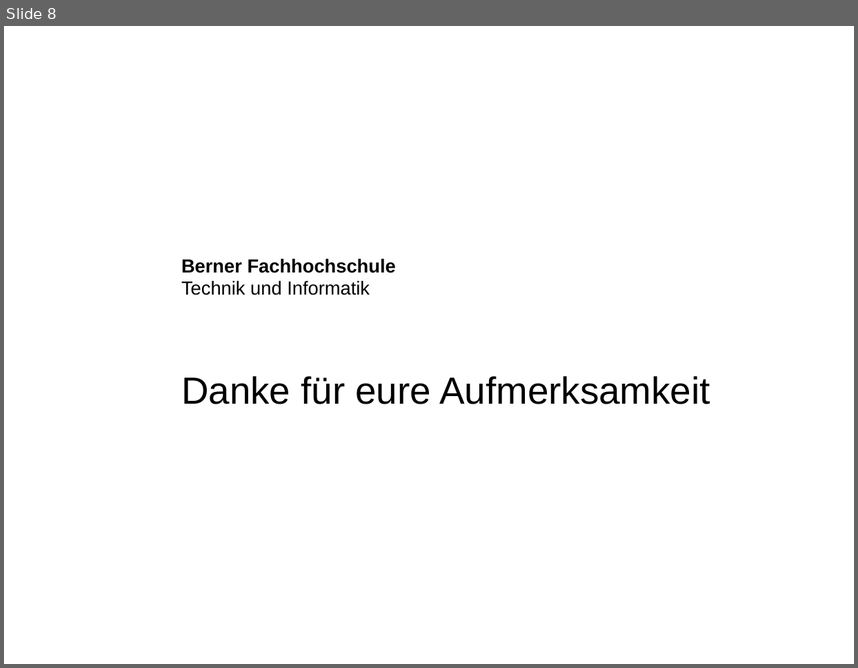
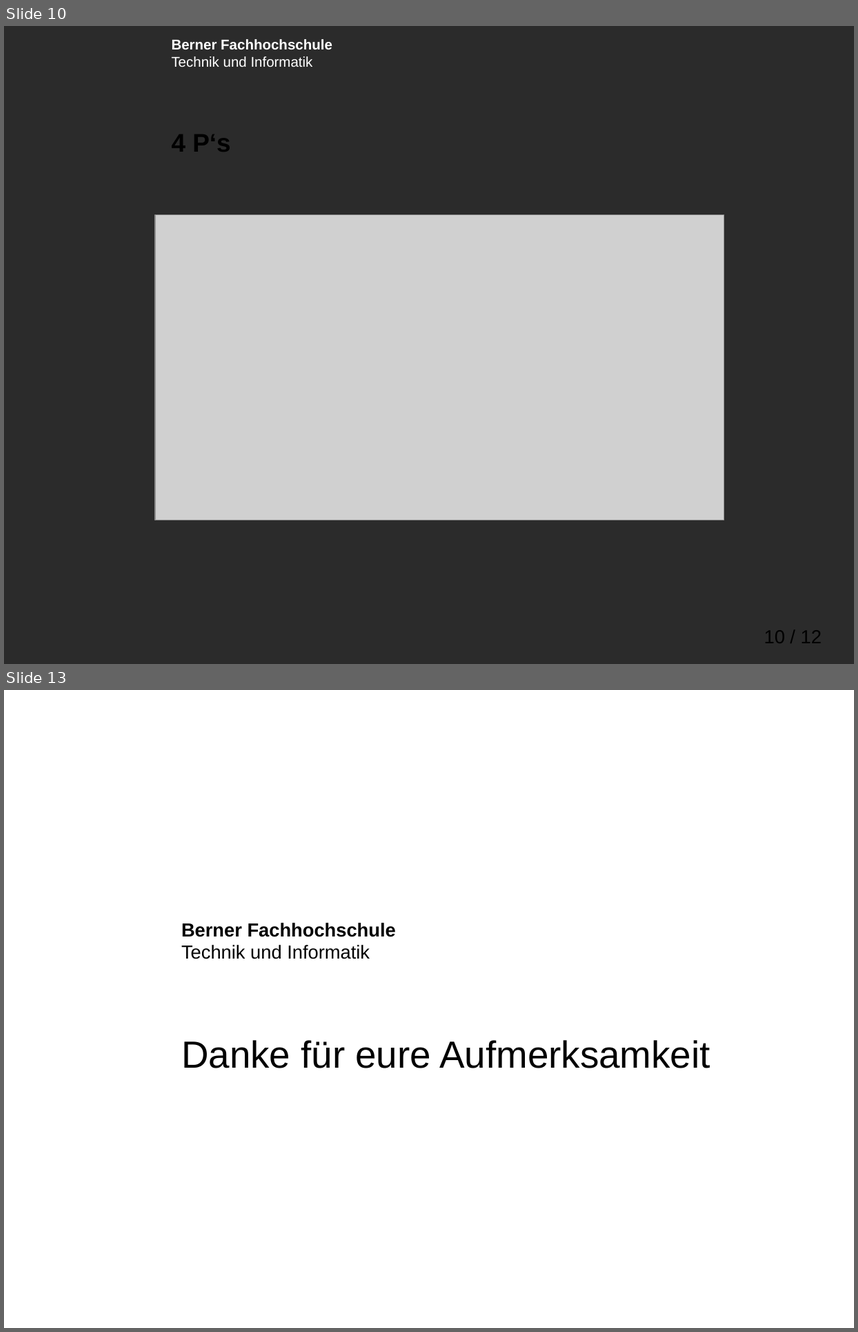
Before and after one commit to martinmoserswiss/LBSSwitzerland, a slide deck: Präsentation/Praesentation_LBS_in_Switzerland.pptx. Shown one above the other, each under a label of ours: slide 8 before the commit, slides 10 and 13 after it; the slides between them are not shown. The pictures are 858x668 and 858x1332 pixels, drawn with LibreOffice and Linux fonts; fonts in the diff are those of the drawing; grey boxes stand for pictures; background and template pictures are left out; a plain dark background stands for a picture behind light text. Boxes give left, top, right and bottom in pixels: in the first picture for what was removed or moved away, otherwise in the second. Text is boxed around its words. In the diff, an @@ line names an element or a change of style, - is before the commit and + after.

```diff
--- a/Präsentation/Praesentation_LBS_in_Switzerland.pptx
+++ b/Präsentation/Praesentation_LBS_in_Switzerland.pptx
@@ slide 10 added at (x1=4, y1=26, x2=854, y2=664), background picture (left out) @@
@@ text added at (x1=172, y1=39, x2=332, y2=67), 12 pt, text #FFFFFF, bold @@
+Berner Fachhochschule
+Technik und Informatik
@@ title added at (x1=172, y1=134, x2=230, y2=152), 21.6 pt, text #000000, bold @@
+4 P‘s
@@ picture added at (x1=155, y1=215, x2=724, y2=519) @@
@@ page number added at (x1=764, y1=630, x2=822, y2=643), 16 pt, text #000000 @@
+10 / 12
@@ what was slide 8 is now slide 13 @@
```
Also in this commit, not shown: 5 slides changed, 7 other slides added, 3 slides removed, 3 other files.
